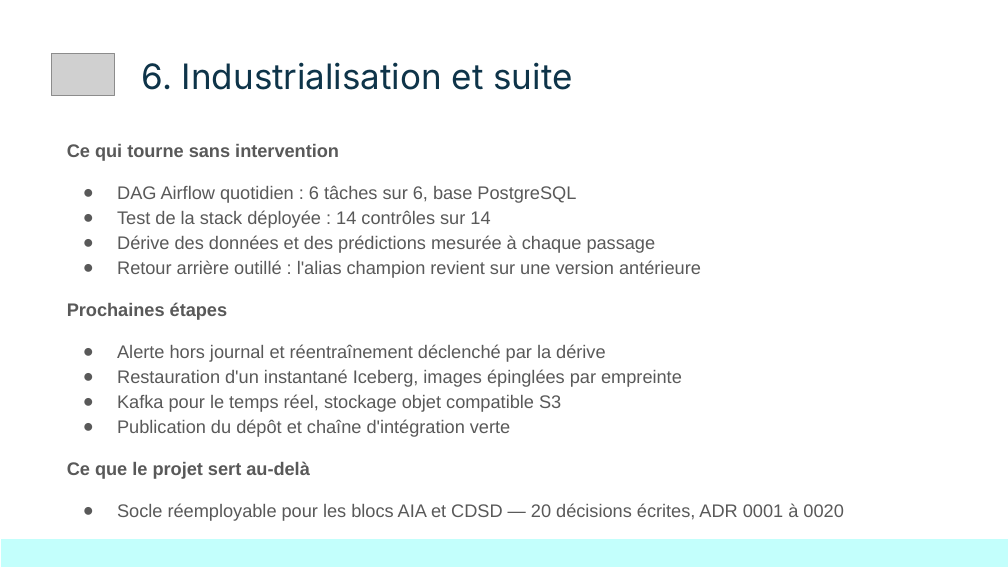
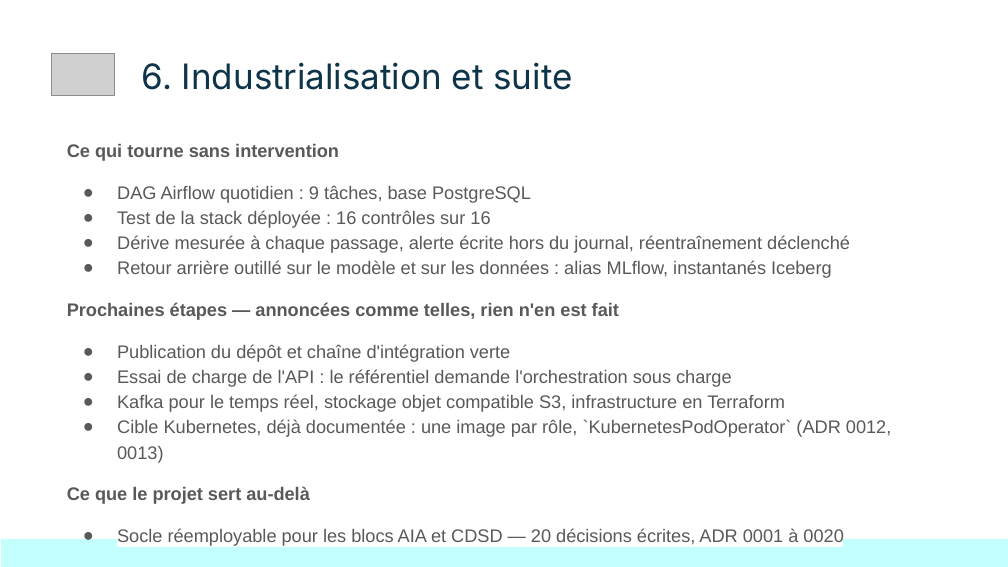
Before and after one commit to KinSushi/reviewpulse-pipeline, a slide deck: slide 8 of docs/presentation/ReviewPulse_DemoDay.pptx. Drawn at 1008x567 pixels with LibreOffice and Linux fonts; fonts in the diff are those of the drawing; grey boxes stand for pictures. Boxes give left, top, right and bottom in pixels: in the first picture for what was removed or moved away, otherwise in the second. Text is boxed around its words. In the diff, an @@ line names an element or a change of style, - is before the commit and + after.

Commit message:
Kubernetes : une perspective annoncee, et une brique cadree pour l'AIA 2
Enzo demande si K8s a sa place en fin de diapositive et pour le reemploi. Oui,
a deux endroits precis, et nulle part ailleurs.

Diapositive des perspectives : la cible Kubernetes y figure comme cible
documentee (une image par role, KubernetesPodOperator, ADR 0012 et 0013), aux
cotes de l'essai de charge, de Kafka, du stockage objet et de Terraform. La
rubrique dit desormais « annoncees comme telles, rien n'en est fait » : un jury
pardonne un manque annonce, jamais un manque deguise. Trois lignes de cette
rubrique listaient d'ailleurs des travaux deja faits — alerte, reentrainement,
restauration Iceberg, images epinglees : elles remontent dans « ce qui tourne ».

Chiffres corriges sur la meme diapositive : 9 taches et non 6, 16 controles et
non 14, tous deux mesures le 19/09.

Matrice de reemploi : l'AIA 2 est le seul bloc ou un orchestrateur apporte une
capacite et non un decor, puisque auto-scaling, failover et IaC y sont exiges.
Un tableau dit, pour chaque chantier ouvert, qui l'exige, ce qu'il rend
ailleurs, et s'il passe avant le Demo Day. Regle ecrite : avant le 25/09, on ne
construit que ce qui est exige ET mesurable en une demi-journee.

```diff
--- a/docs/presentation/ReviewPulse_DemoDay.pptx
+++ b/docs/presentation/ReviewPulse_DemoDay.pptx
@@ text at (67, 185, 850, 320): text changed @@
-● DAG Airflow quotidien : 6 tâches sur 6, base PostgreSQL
-● Test de la stack déployée : 14 contrôles sur 14
-● Dérive des données et des prédictions mesurée à chaque passage
-● Retour arrière outillé : l'alias champion revient sur une version antérieure
-Prochaines étapes
-● Alerte hors journal et réentraînement déclenché par la dérive
-● Restauration d'un instantané Iceberg, images épinglées par empreinte
-● Kafka pour le temps réel, stockage objet compatible S3
+● DAG Airflow quotidien : 9 tâches, base PostgreSQL
+● Test de la stack déployée : 16 contrôles sur 16
+● Dérive mesurée à chaque passage, alerte écrite hors du journal, réentraînement déclenché
+● Retour arrière outillé sur le modèle et sur les données : alias MLflow, instantanés Iceberg
+Prochaines étapes — annoncées comme telles, rien n'en est fait
@@ text at (117, 344, 510, 362): more space between paragraphs @@
@@ text at (117, 369, 891, 463): paragraphs added @@
+● Essai de charge de l'API : le référentiel demande l'orchestration sous charge
+● Kafka pour le temps réel, stockage objet compatible S3, infrastructure en Terraform
+● Cible Kubernetes, déjà documentée : une image par rôle, `KubernetesPodOperator` (ADR 0012, 0013)
```
Also in this commit, not shown: 6 other files.
